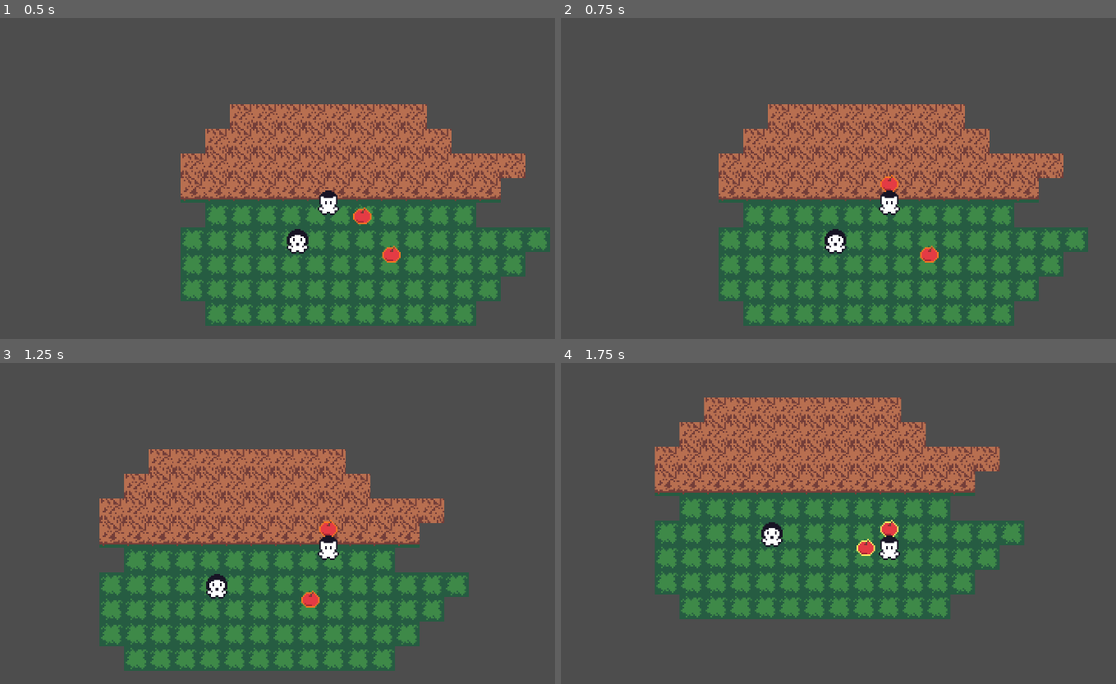
Above: before the commit, frames 1-4 (two rows, left to right).
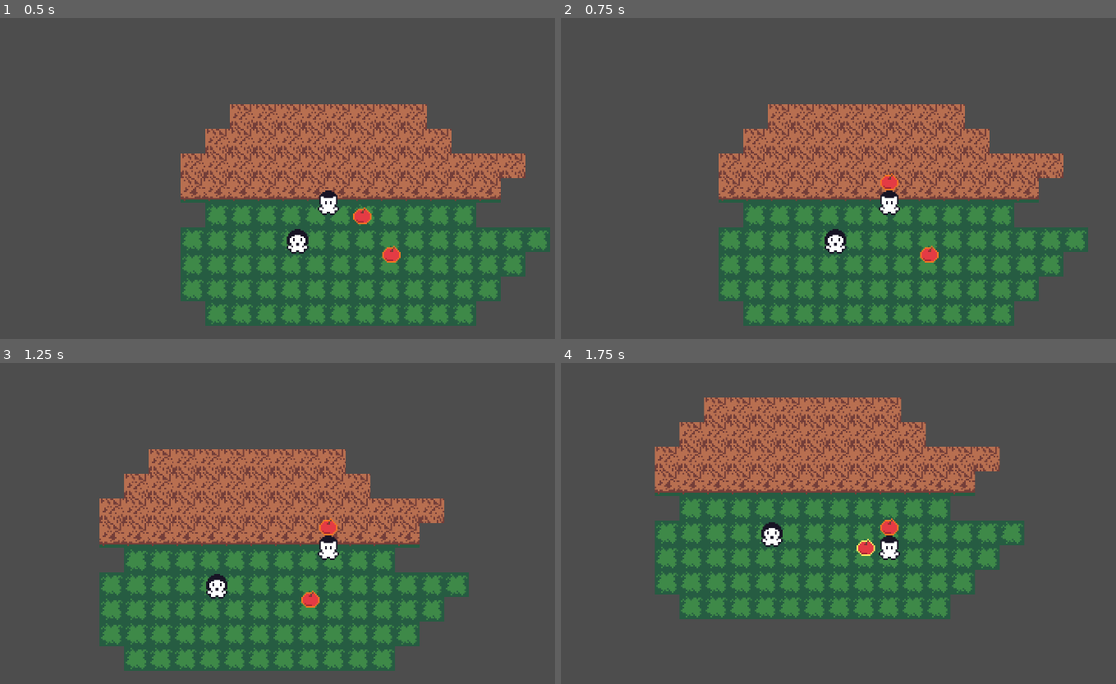
Above: after the commit, the same moments.

Repository: MunnChai/FlashbackGame
Game: Godot game, scene res://scenes/main.tscn
Same seed, same stepped clock (60 frames per second), same inputs: the game is played once before the commit and once after it.
Inputs:
- Up to frame 1 (0.5 s): no input
- Up to frame 2 (0.75 s): tap Enter at 0.5 s; hold D (right) from 0.53 s (still down); tap E (interact) at 0.6 s
- Up to frame 3 (1.25 s): keep holding D (right)
- Up to frame 4 (1.75 s): release D (right) at 1.28 s; hold S (down) from 1.28 s (still down); tap Q (drop_item) at 1.35 s; tap E (interact) at 1.55 s

Frame 1 is identical in both runs. In frame 2, less than 0.1% of the frame differs, in the area x 57-61%, y 48-55%; in frame 3, less than 0.1%; in frame 4, less than 0.1%.

Commit message:
Worked on npc_pathfinding

Diff:
--- a/project.godot
+++ b/project.godot
@@ -12,7 +12,7 @@
 
 config/name="Flashback Game"
 run/main_scene="res://scenes/main.tscn"
-config/features=PackedStringArray("4.2", "Forward Plus")
+config/features=PackedStringArray("4.1", "Forward Plus")
 config/icon="res://icon.svg"
 
 [display]
--- /dev/null
+++ b/scenes/NPCPathfinderNode.gd
@@ -0,0 +1,4 @@
+class_name NPCPathfinderNode
+extends Node2D
+
+@export var connected_nodes: Array
--- a/scenes/main.tscn
+++ b/scenes/main.tscn
@@ -1,9 +1,11 @@
-[gd_scene load_steps=7 format=3 uid="uid://cw8e5axbi5251"]
+[gd_scene load_steps=9 format=3 uid="uid://cw8e5axbi5251"]
 
 [ext_resource type="Texture2D" uid="uid://coy5porvinq8p" path="res://assets/tiles/testing/test_tilemap-Sheet.png" id="1_5lwlv"]
 [ext_resource type="PackedScene" uid="uid://bt3vqc1grhu6d" path="res://scenes/player.tscn" id="2_hjcp8"]
 [ext_resource type="PackedScene" uid="uid://cau45hk3r7yqt" path="res://scenes/item.tscn" id="3_qg7mt"]
 [ext_resource type="PackedScene" uid="uid://cbx4vofdues8d" path="res://scenes/npc.tscn" id="4_3t3ge"]
+[ext_resource type="Script" path="res://scripts/NPCPathfinder.gd" id="5_gc2jf"]
+[ext_resource type="Script" path="res://scenes/NPCPathfinderNode.gd" id="6_xxcnu"]
 
 [sub_resource type="TileSetAtlasSource" id="TileSetAtlasSource_gqek8"]
 texture = ExtResource("1_5lwlv")
@@ -45,3 +47,9 @@
 
 [node name="item2" parent="." instance=ExtResource("3_qg7mt")]
 position = Vector2(41, 34)
+
+[node name="NPC_Movement_Graph" type="Node2D" parent="."]
+script = ExtResource("5_gc2jf")
+
+[node name="node" type="Node2D" parent="NPC_Movement_Graph"]
+script = ExtResource("6_xxcnu")
--- a/scenes/player.tscn
+++ b/scenes/player.tscn
@@ -1,7 +1,8 @@
-[gd_scene load_steps=5 format=3 uid="uid://bt3vqc1grhu6d"]
+[gd_scene load_steps=7 format=3 uid="uid://bt3vqc1grhu6d"]
 
 [ext_resource type="Script" path="res://scripts/Player.gd" id="1_2r46r"]
 [ext_resource type="Texture2D" uid="uid://dqh8ytg24avjj" path="res://assets/characters/testing/testing_default.png" id="1_dnr5g"]
+[ext_resource type="Shader" path="res://shaders/grayscale.gdshader" id="3_ddq7u"]
 
 [sub_resource type="RectangleShape2D" id="RectangleShape2D_vfiv5"]
 size = Vector2(10, 2)
@@ -16,6 +17,9 @@
 "name": &"default",
 "speed": 5.0
 }]
+
+[sub_resource type="ShaderMaterial" id="ShaderMaterial_syckr"]
+shader = ExtResource("3_ddq7u")
 
 [node name="player" type="CharacterBody2D"]
 collision_mask = 2
@@ -33,6 +37,24 @@
 
 [node name="Camera2D" type="Camera2D" parent="."]
 zoom = Vector2(3, 3)
+
+[node name="GrayscaleShader" type="Control" parent="."]
+visible = false
+layout_mode = 3
+anchors_preset = 0
+offset_left = -206.15
+offset_top = 50.68
+offset_right = -166.15
+offset_bottom = 90.68
+
+[node name="ColorRect" type="ColorRect" parent="GrayscaleShader"]
+z_index = 1
+material = SubResource("ShaderMaterial_syckr")
+layout_mode = 0
+offset_left = -15.85
+offset_top = -186.68
+offset_right = 445.15
+offset_bottom = 84.32
 
 [node name="DialogueBox" type="Control" parent="."]
 process_mode = 3
--- a/scripts/Item.gd
+++ b/scripts/Item.gd
@@ -2,7 +2,6 @@
 extends Area2D
 
 var player
-
 var animator
 
 func _ready():
--- /dev/null
+++ b/scripts/NPCPathfinder.gd
@@ -0,0 +1,11 @@
+class_name NPCPathfinder
+extends Node2D
+
+var nodes: Array
+
+# Called when the node enters the scene tree for the first time.
+func _ready():
+	nodes = get_children()
+
+func find_path(from, to):
+	pass
--- a/scripts/Player.gd
+++ b/scripts/Player.gd
@@ -5,8 +5,9 @@
 const RUN_SPEED = 150
 
 var holding: Item
+var interactibles: Array
 
-var interactibles: Array
+var grayscale_layer
 
 # For all things dialogue related
 var dialogue_box
@@ -18,6 +19,8 @@
 var conversation_position: int
 
 func _ready():
+	grayscale_layer = $GrayscaleShader
+
 	dialogue_box = $DialogueBox
 	dialogue_name = $DialogueBox/MarginContainer/VBoxContainer/Name
 	dialogue_text = $DialogueBox/MarginContainer/VBoxContainer/Dialogue
@@ -33,7 +36,7 @@
 	handle_movement()
 
 	if (holding):
-		holding.position = global_position + Vector2(0, -12)
+		holding.position = global_position + Vector2(0, -13)
 
 func handle_input():
 
@@ -130,3 +133,9 @@
 		end_dialogue()
 	else:
 		show_voiceline(conversation_position)
+
+func grayscale_on():
+	grayscale_layer.visible = true
+
+func grayscale_off():
+	grayscale_layer.visible = false
--- /dev/null
+++ b/shaders/grayscale.gdshader
@@ -0,0 +1,7 @@
+shader_type canvas_item;
+uniform sampler2D SCREEN_TEXTURE : hint_screen_texture, filter_linear_mipmap;
+
+void fragment() {
+	COLOR = texture(SCREEN_TEXTURE, SCREEN_UV);
+	COLOR.rgb = vec3((COLOR.r + COLOR.g + COLOR.b) / 3.0);
+}
Renamed: scenes/door.gd -> door.gd
